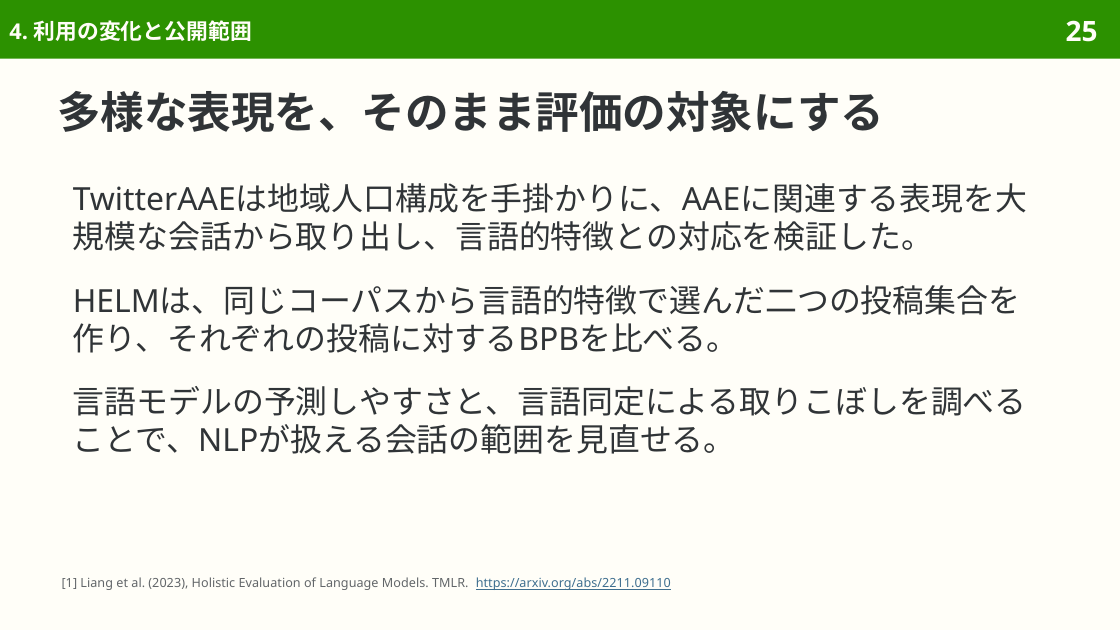
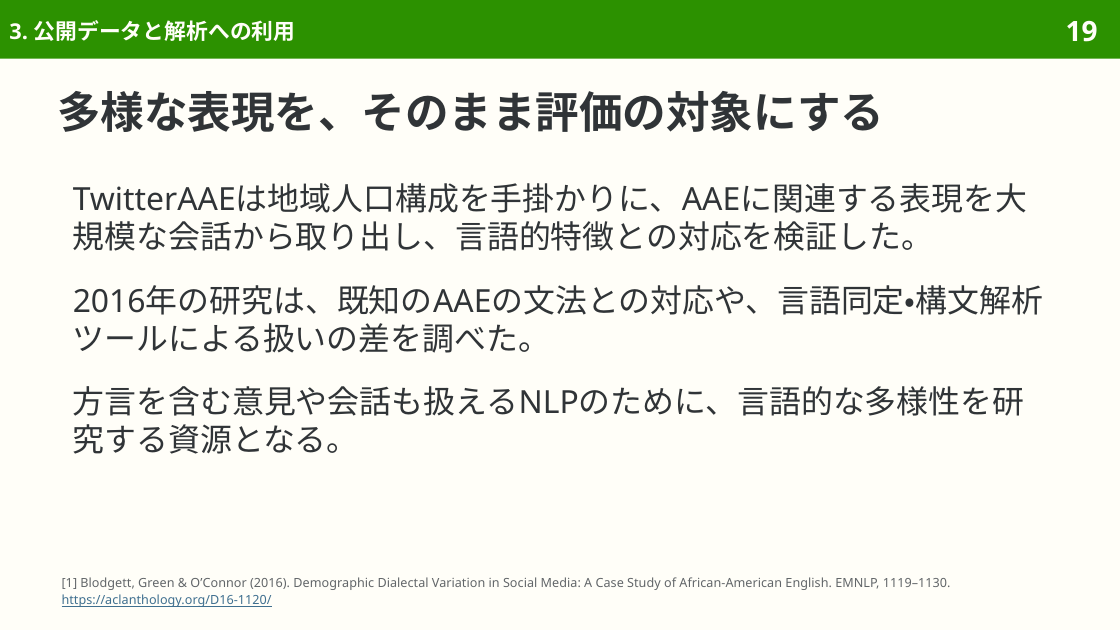
Before and after one commit to sasakiy84/datasets-in-10-minutes, a slide deck: slide 19 of slides/datasets-in-10-minutes-twitter-aae.pptx (slide 25 before the commit). Drawn at 1120x630 pixels with LibreOffice and Linux fonts; fonts in the diff are those of the drawing. Boxes give left, top, right and bottom in pixels: in the first picture for what was removed or moved away, otherwise in the second. Text is boxed around its words. In the diff, an @@ line names an element or a change of style, - is before the commit and + after.

Commit message:
Center TwitterAAE on corpus construction and language analysis

```diff
--- a/slides/datasets-in-10-minutes-twitter-aae.pptx
+++ b/slides/datasets-in-10-minutes-twitter-aae.pptx
@@ title at <box>9,20,296,41</box>: text changed @@
-4. 利用の変化と公開範囲
+3. 公開データと解析への利用
@@ page number at <box>1066,20,1098,42</box>: text changed @@
-25
+19
@@ text at <box>73,285,1043,353</box>: text changed @@
-HELMは、同じコーパスから言語的特徴で選んだ二つの投稿集合を作り、それぞれの投稿に対するBPBを比べる。
+2016年の研究は、既知のAAEの文法との対応や、言語同定・構文解析ツールによる扱いの差を調べた。
@@ text at <box>73,386,1025,454</box>: text changed @@
-言語モデルの予測しやすさと、言語同定による取りこぼしを調べることで、NLPが扱える会話の範囲を見直せる。
+方言を含む意見や会話も扱えるNLPのために、言語的な多様性を研究する資源となる。
@@ text at <box>62,577,951,607</box>: text changed @@
-[1] Liang et al. (2023), Holistic Evaluation of Language Models. TMLR. https://arxiv.org/abs/2211.09110
+[1] Blodgett, Green & O’Connor (2016). Demographic Dialectal Variation in Social Media: A Case Study of African-American English. EMNLP, 1119–1130.
+https://aclanthology.org/D16-1120/
```
Also in this commit, not shown: 27 other slides changed, 12 slides removed, 46 other files.
